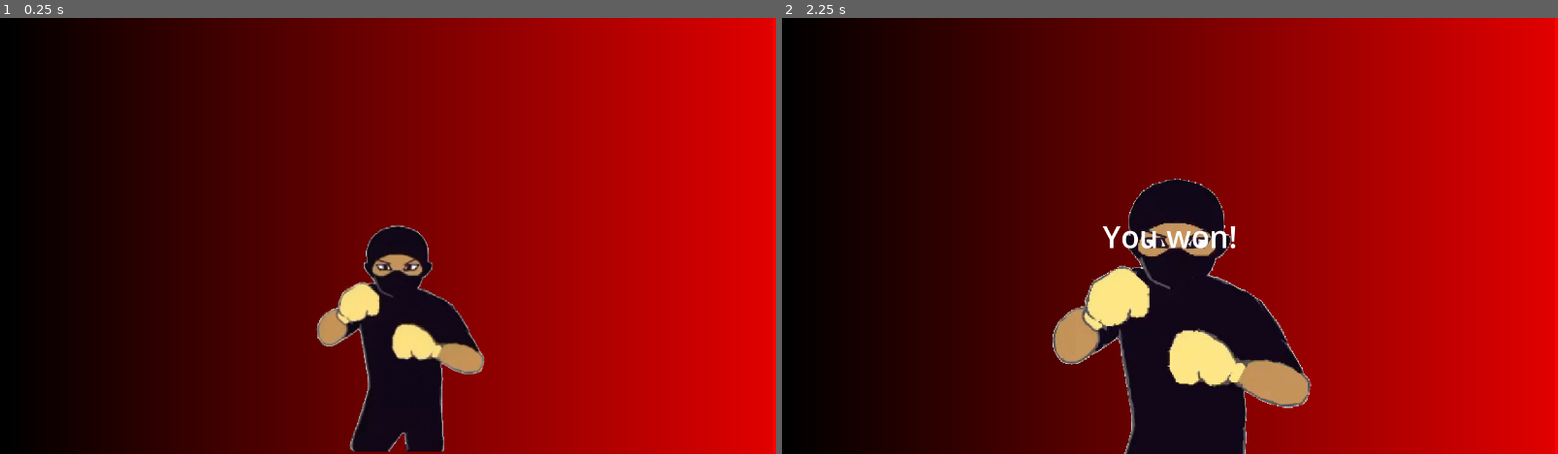
Above: before the commit, frames 1-2 (left to right).
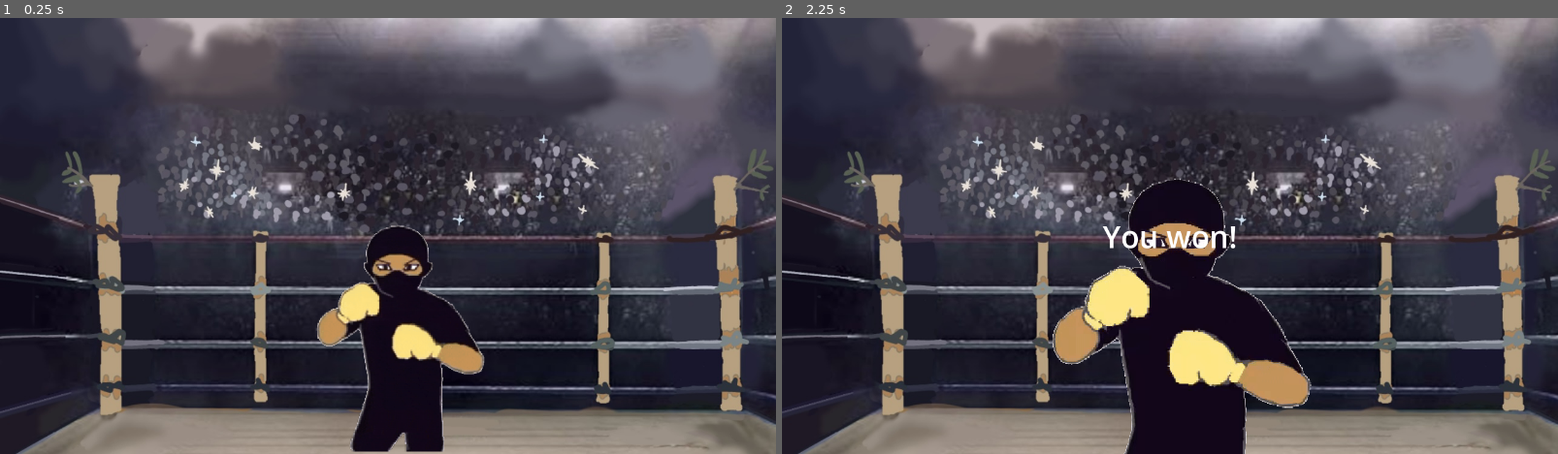
Above: after the commit, the same moments.

Repository: GDAC-at-Davis/GDAC-minigame-framework
Game: Godot game, scene res://minigames/shadowboxing/shadowboxing.tscn
Two runs of this game, one before a commit and one after it. Both use one fixed random seed, a clock stepped at 60 frames per second and the inputs below. This scene is started directly instead of the project's main scene.
Inputs (mouse positions are in pixels of both pictures, inside the frame that each line leads up to):
- Up to frame 1 (0.25 s): no input
- Up to frame 2 (2.25 s): tap Enter at 0.5, 2 s; move the mouse to (1340, 214) at 0.52 s; hold D (right) 0.53-1.28 s; click (1340, 214) at 0.6 s; tap Space at 1.25 s; move the mouse to (1014, 257) at 1.27 s; hold S (down) 1.28-2.03 s; click (1014, 257) at 1.35 s; move the mouse to (1247, 140) at 2.02 s; hold D (right) from 2.03 s (still down); click (1247, 140) at 2.1 s

The runs differ from the first frame. In frame 1, 93% of the frame differs, in the area x 0-100%, y 0-100%; in frame 2, 88%.
Error in both runs: Invalid assignment of property or key 'max_value' with value of type 'float' on a base object of type 'Nil'. (res://scripts/minigame_manager.gd:156)

Commit message:
changed background

Diff:
--- a/MinigameFramework/minigames/shadowboxing/shadowboxing.tscn
+++ b/MinigameFramework/minigames/shadowboxing/shadowboxing.tscn
@@ -1,14 +1,8 @@
-[gd_scene load_steps=5 format=3 uid="uid://c0fd5eqxcdio3"]
+[gd_scene load_steps=4 format=3 uid="uid://c0fd5eqxcdio3"]
 
 [ext_resource type="Script" uid="uid://70uo6yn78g0j" path="res://minigames/shadowboxing/shadowboxing_minigame.gd" id="1_npb7n"]
 [ext_resource type="PackedScene" uid="uid://cvm5bka5p8rwr" path="res://minigames/shadowboxing/boxer.tscn" id="2_npb7n"]
-
-[sub_resource type="Gradient" id="Gradient_npb7n"]
-offsets = PackedFloat32Array(0, 0.99666667, 1)
-colors = PackedColorArray(0, 0, 0, 1, 0.88431424, 3.3450872e-06, 3.85046e-07, 1, 1, 0, 0, 1)
-
-[sub_resource type="GradientTexture1D" id="GradientTexture1D_xf8mx"]
-gradient = SubResource("Gradient_npb7n")
+[ext_resource type="Texture2D" uid="uid://n3hlnd14ff41" path="res://minigames/shadowboxing/shadowboxing_background.png" id="2_xf8mx"]
 
 [node name="Shadowboxing" type="Node"]
 script = ExtResource("1_npb7n")
@@ -20,7 +14,7 @@
 offset_right = 1280.0
 offset_bottom = 720.0
 mouse_filter = 2
-texture = SubResource("GradientTexture1D_xf8mx")
+texture = ExtResource("2_xf8mx")
 
 [node name="Boxer" parent="." instance=ExtResource("2_npb7n")]
 position = Vector2(-356, -20)
Binary file added: MinigameFramework/minigames/shadowboxing/shadowboxing_background.png
Not shown, added: MinigameFramework/minigames/shadowboxing/shadowboxing_background.png.import
